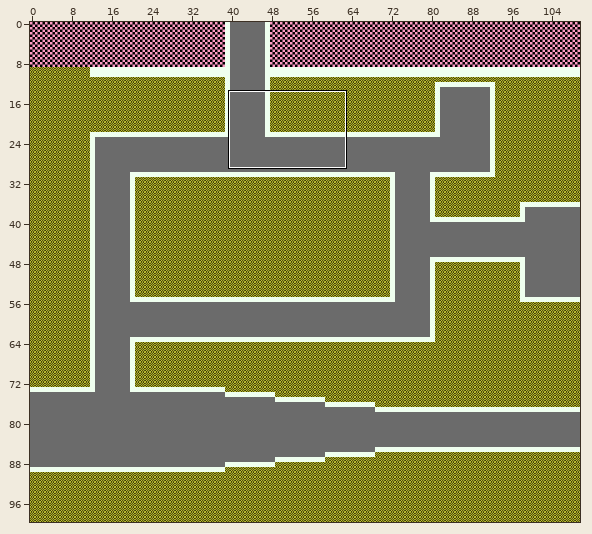
Level history. Tiled map: Assets/Graphics/Maps/Central/CentralDistrict.tmx. Above: a wide view before the commit, with the close-up outlined.
Close-up. Before:
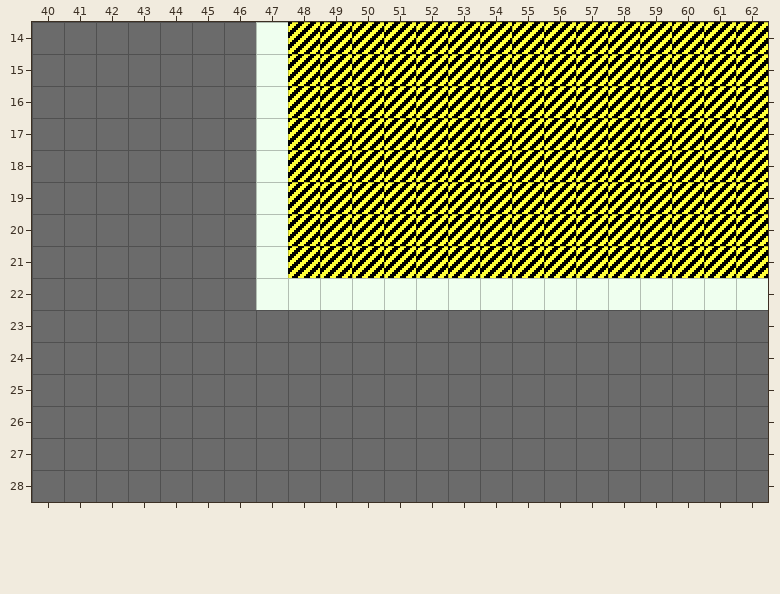
Cells are 16x16 px. Shown: x 40..62, y 14..28.
After:
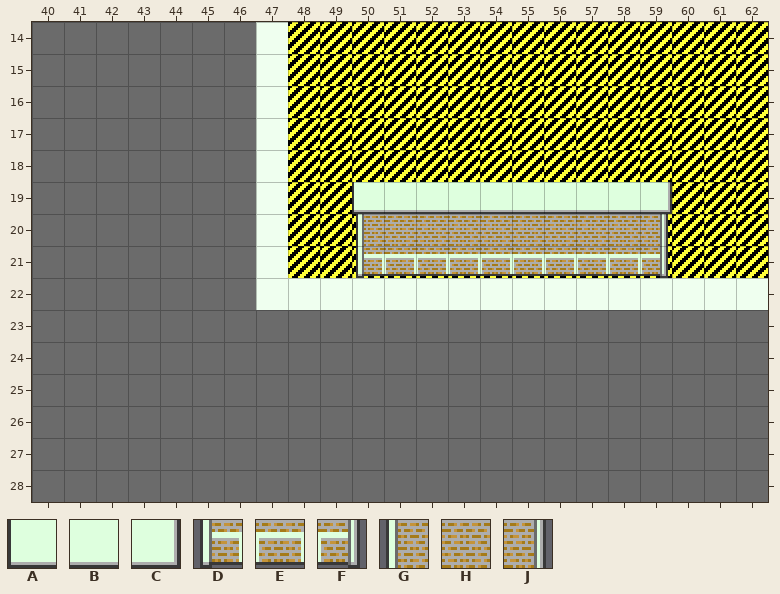
Key: from "RetailBuildings": A 24, B 25, C 26, D 27, E 28, F 29, G 32, H 33, J 34.
_ is an empty cell.
Tiles of an added or newly shown layer are drawn over the layers below it.
The edit:
Layer "Buildings" (added):
y 19: x 50..59 __________ -> ABBBBBBBBC
y 20: x 50..59 __________ -> GHHHHHHHHJ
y 21: x 50..59 __________ -> DEEEEEEEEF
Pixel boxes of the changes (left, top, right, bottom) in both close-ups:
added: (352, 182, 672, 278)
